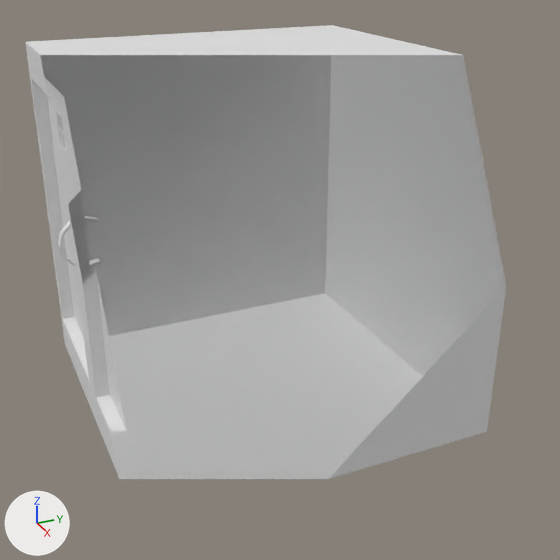
Before and after pictures for a commit that changed the Blender file Blend/Casa/HouseArmarioCozinha2.blend.
Both versions are drawn from a 50 mm camera at (7.7, -3.14, 5.19) aimed at (0.33, 0.18, 1.51). Lighting does not change. The marker at lower left points along +X, +Y and +Z. Everything nearer to the camera than a plane just in front of the edit is cut away.

Names of what the first picture shows: 'HouseAmarioCozinha2-2'.
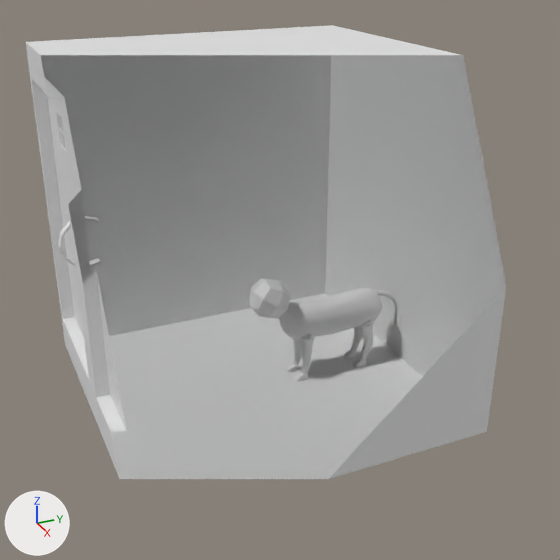
The newer file is also rescaled (x0.539), turned or shifted as a whole; pictures and numbers use the older file's frame.

The change, as a diff of the scene's bpy script:
```diff
--- a/Blend/Casa/HouseArmarioCozinha2.blend.py
+++ b/Blend/Casa/HouseArmarioCozinha2.blend.py
@@ me_basecat @@
+me_basecat.from_pydata(...)  # 4952 vertices, 4808 faces; spans x -13.4..13.8, y -0.9..75.8, z -61.1..51.9
@@ ob_basecat @@
+ob_basecat = bpy.data.objects.new('BaseCat', me_basecat)
+ob_basecat.location = (0.0, 0.89, -0.02)
+ob_basecat.rotation_euler = (1.571, 0.0, 0.0)  # degrees (90, 0, 0)
+ob_basecat.scale = (0.0185, 0.0185, 0.0185)
```

Changed parts and their boxes [x1, y1, x2, y2] in the pictures (560 x 560 px):
'BaseCat', added
    after: [249, 279, 397, 382]
